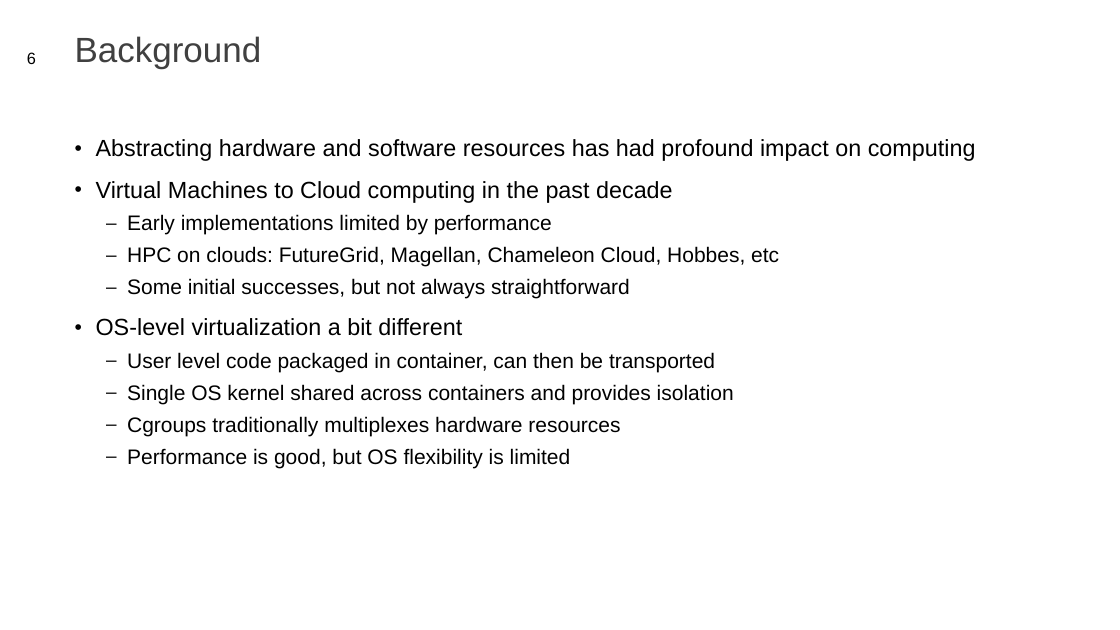
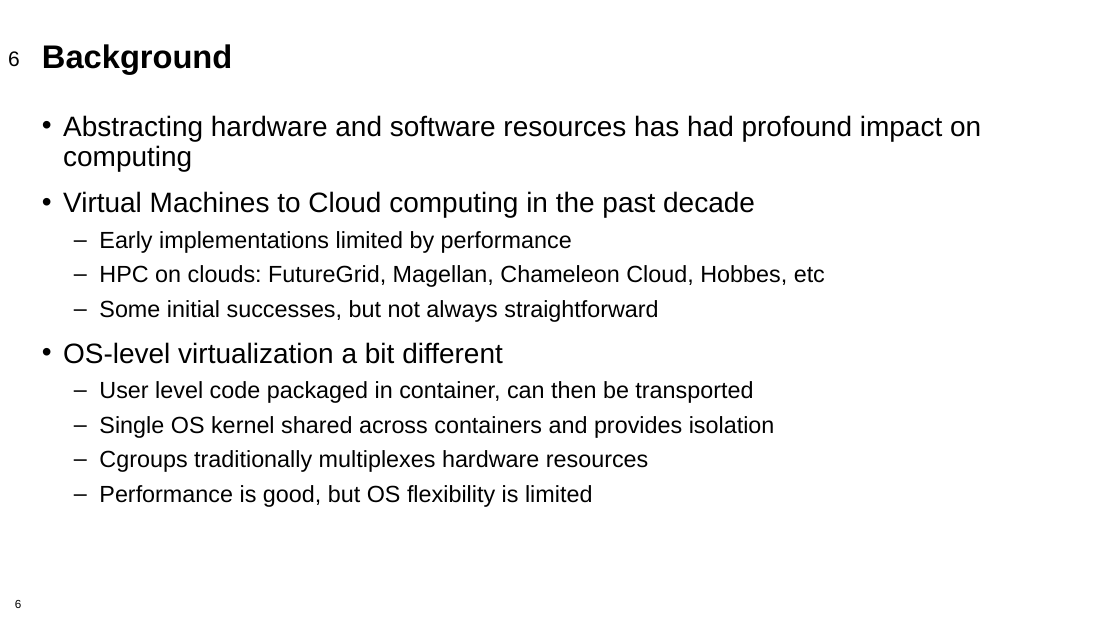
Before and after one commit to supercontainers/isc-tutorial, a slide deck: slide 6 of slides/isc19_intro_to_containers_ajy.pptx. Drawn at 1120x630 pixels with LibreOffice and Linux fonts; fonts in the diff are those of the drawing; background and template pictures are left out. Boxes give left, top, right and bottom in pixels: in the first picture for what was removed or moved away, otherwise in the second. Text is boxed around its words. In the diff, an @@ line names an element or a change of style, - is before the commit and + after.

```diff
--- a/slides/isc19_intro_to_containers_ajy.pptx
+++ b/slides/isc19_intro_to_containers_ajy.pptx
@@ page number at bbox=[8, 51, 20, 67]: size 14 to 18 pt; alignment right to left; vertical alignment middle to top @@
@@ title "Background": place and size @@
-title "Background" at bbox=[75, 36, 262, 69]
+title "Background" at bbox=[42, 44, 232, 74]
@@ title "Background" at bbox=[42, 44, 232, 74]: size 30 to 28 pt, text colour #404040 to #000000, bold on; line spacing 0.9 to 0.85; vertical alignment bottom to top @@
@@ text "Abstracting hardware and software resources ...": place and size @@
-text "Abstracting hardware and software resources ..." at bbox=[96, 139, 976, 468]
+text "Abstracting hardware and software resources ..." at bbox=[63, 115, 981, 507]
@@ text "Abstracting hardware and software resources ..." at bbox=[63, 115, 981, 507]: size 20 to 24 pt in "Abstracting hardware and software resources has had ...", "Virtual Machines to Cloud computing in the ...", "OS-level virtualization a bit different"; size 18 to 20 pt in "Early implementations limited by performance", "HPC on clouds: FutureGrid, Magellan, Chameleon Cloud, ...", "Some initial successes, but not always straightforward", "User level code packaged in container, can ..." and 3 more places; indent changed @@
@@ page number added at bbox=[15, 600, 21, 608], 10 pt, text #000000 @@
+6
```
Also in this commit, not shown: 13 other slides changed, 1 slide added, 1 slide removed, 1 other file.
